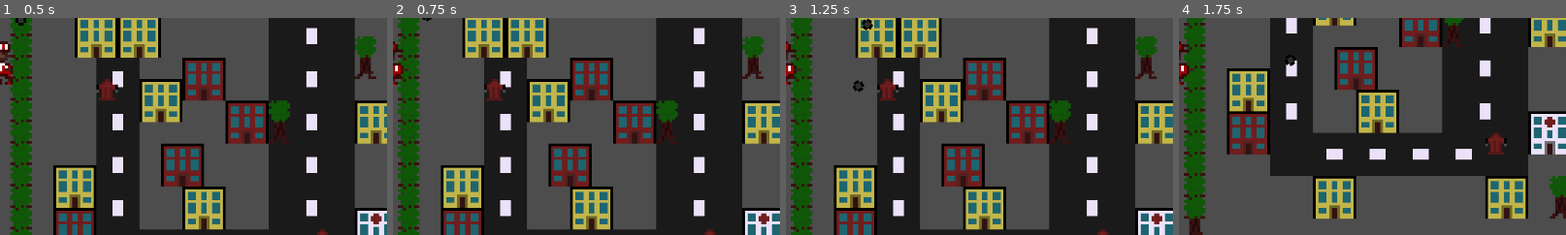
Above: before the commit, frames 1-4 (left to right).
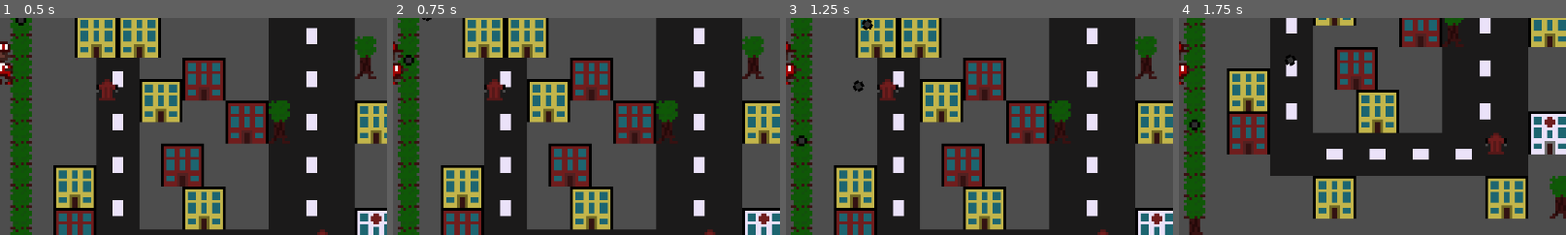
Above: after the commit, the same moments.

Repository: Lila-Kuhlt/Close-Encounters-of-the-Jeff-Kind
Game: Godot game, scene res://scenes/World.tscn
Same seed, same stepped clock (60 frames per second), same inputs: the game is played once before the commit and once after it.
Inputs:
- Up to frame 1 (0.5 s): no input
- Up to frame 2 (0.75 s): tap Enter at 0.5 s; hold D (right) from 0.53 s (still down)
- Up to frame 3 (1.25 s): keep holding D (right)
- Up to frame 4 (1.75 s): release D (right) at 1.28 s; hold S (down) from 1.28 s (still down)
The pictures show only the part of the screen within x 50-100%, y 40-90%; the shares and areas given below are measured in that part.

Frame 1 is identical in both runs. In frame 2, 0.1% of the frame differs, in the area x 2-6%, y 16-22%; in frame 3, 0.1%, in the area x 2-6%, y 54-60%; in frame 4, 0.1%.

Commit message:
fix merge issue

Diff:
--- a/godot/scenes/Player.tscn
+++ b/godot/scenes/Player.tscn
@@ -7,8 +7,8 @@
 radius = 4.0
 height = 14.0
 
-[sub_resource type="CapsuleShape2D" id="CapsuleShape2D_br4yk"]
-radius = 5.0
+[sub_resource type="CapsuleShape2D" id="CapsuleShape2D_ap1vd"]
+radius = 4.0
 height = 16.0
 
 [sub_resource type="CircleShape2D" id="CircleShape2D_m6hdk"]
@@ -31,13 +31,14 @@
 collision_mask = 0
 
 [node name="CollisionShape2D" type="CollisionShape2D" parent="HitBox"]
-shape = SubResource("CapsuleShape2D_br4yk")
+shape = SubResource("CapsuleShape2D_ap1vd")
 
 [node name="DestinationDetector" type="Area2D" parent="."]
 collision_layer = 0
 collision_mask = 16
 
 [node name="CollisionShape2D" type="CollisionShape2D" parent="DestinationDetector"]
+position = Vector2(49, 12)
 shape = SubResource("CircleShape2D_m6hdk")
 
 [connection signal="area_entered" from="DestinationDetector" to="." method="_on_destination_detector_area_entered"]
--- a/godot/scenes/aliens/FatAlien.tscn
+++ b/godot/scenes/aliens/FatAlien.tscn
@@ -14,4 +14,9 @@
 [node name="Timer" parent="." index="2"]
 wait_time = 0.25
 
+[node name="WalkTimer" type="Timer" parent="." index="3"]
+wait_time = 1.5
+autostart = true
+
 [connection signal="timeout" from="Timer" to="." method="_on_timer_timeout"]
+[connection signal="timeout" from="WalkTimer" to="." method="_on_walk_timer_timeout"]
